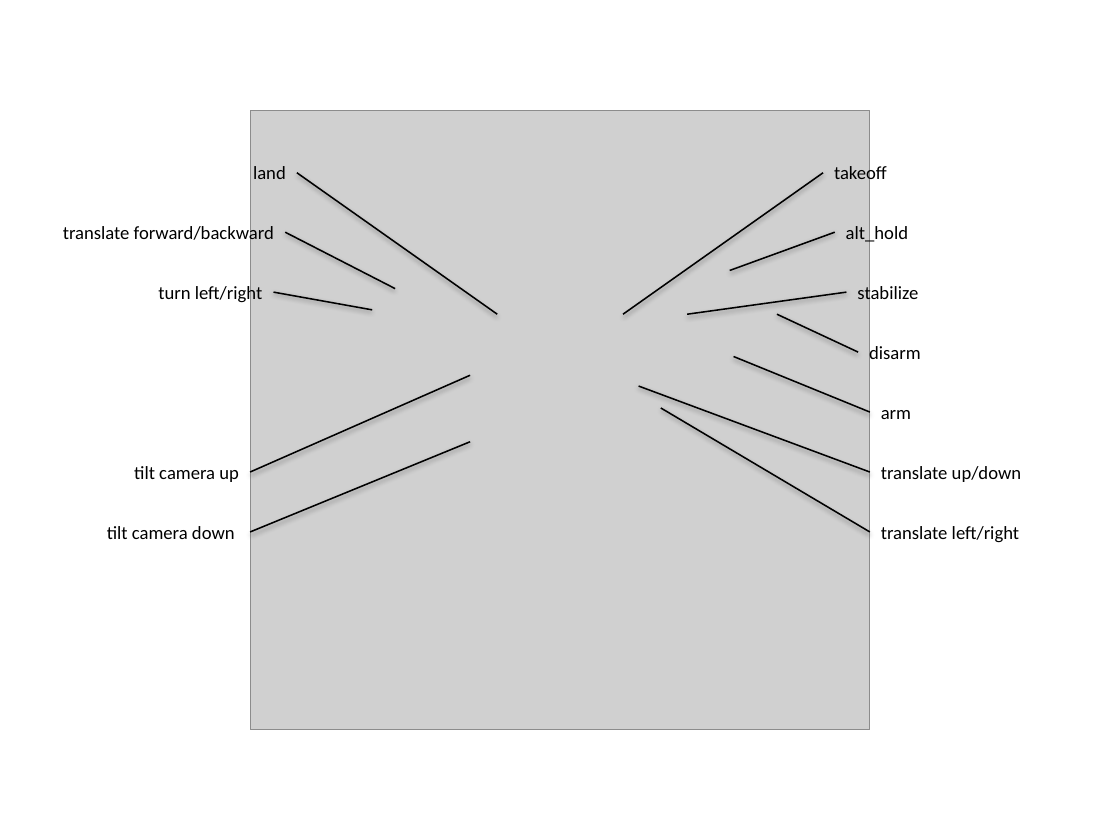
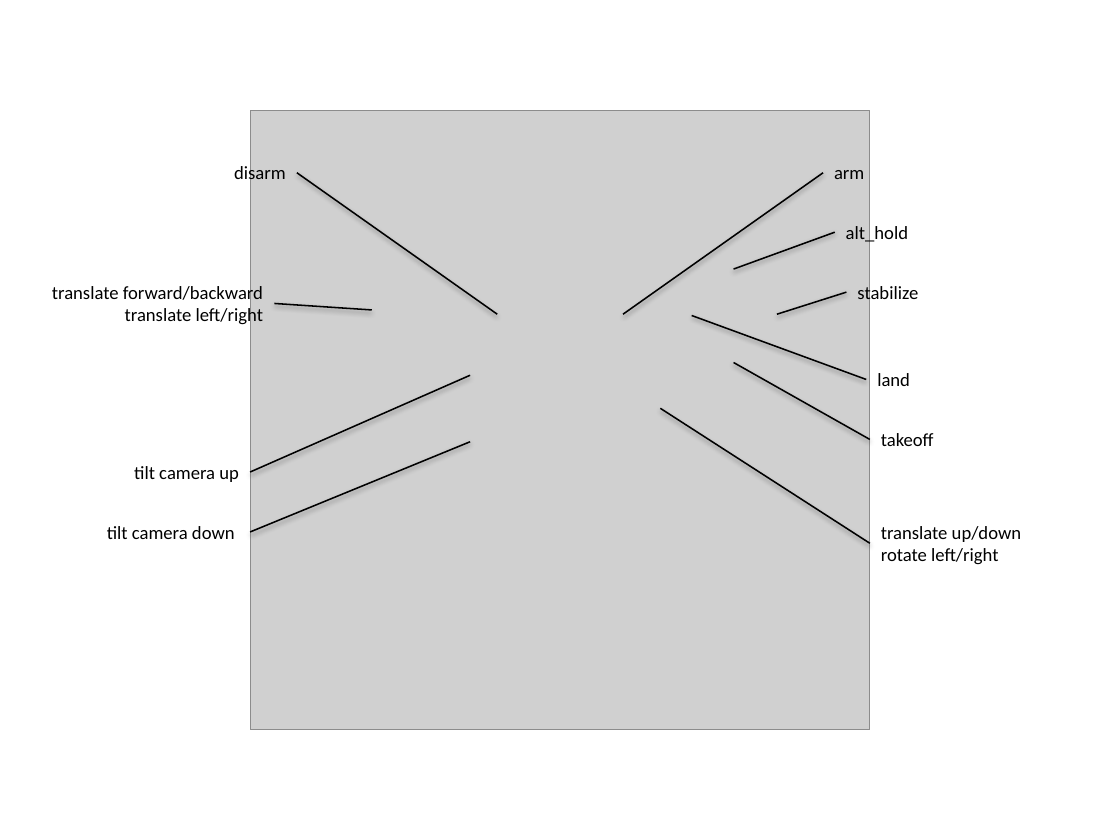
Before and after one commit to bluerobotics/bluerov-ros-pkg, a slide deck: slide 1 of docs/teleop_joy_source.pptx. Drawn at 1120x840 pixels with LibreOffice and Linux fonts; fonts in the diff are those of the drawing; grey boxes stand for pictures. Boxes give left, top, right and bottom in pixels: in the first picture for what was removed or moved away, otherwise in the second. Text is boxed around its words. In the diff, an @@ line names an element or a change of style, - is before the commit and + after.

```diff
--- a/docs/teleop_joy_source.pptx
+++ b/docs/teleop_joy_source.pptx
@@ text at <box>234,164,286,185</box>: text changed @@
-land
+disarm
@@ text at <box>834,170,864,179</box>: text changed @@
-takeoff
+arm
@@ line moved from (730, 271) - (834, 232) to (734, 269) - (834, 232) @@
@@ text "translate forward/backward": place and size @@
-text "translate forward/backward" at <box>63,224,274,245</box>
+text "translate forward/backward" at <box>52,284,263,327</box>
@@ text removed at <box>158,284,262,305</box> @@
-turn left/right
@@ line removed from (273, 292) to (372, 310) @@
@@ line moved from (777, 315) - (858, 352) to (777, 315) - (847, 292) @@
@@ text at <box>125,306,263,327</box>: paragraph added @@
+translate left/right
@@ line moved from (286, 232) - (395, 289) to (274, 304) - (372, 310) @@
@@ line moved from (688, 315) - (847, 292) to (692, 316) - (866, 380) @@
@@ line removed from (638, 386) to (870, 472) @@
@@ line moved from (734, 356) - (870, 412) to (734, 363) - (870, 439) @@
@@ text at <box>877,373,910,386</box>: text changed @@
-disarm
+land
@@ line moved from (661, 408) - (870, 532) to (661, 409) - (870, 543) @@
@@ text at <box>881,433,934,446</box>: text changed @@
-arm
+takeoff
@@ text removed at <box>881,466,1021,482</box> @@
-translate up/down
@@ text at <box>881,526,1021,564</box>: text changed @@
-translate left/right
+translate up/down
+rotate left/right
```
Also in this commit, not shown: 15 other files.
